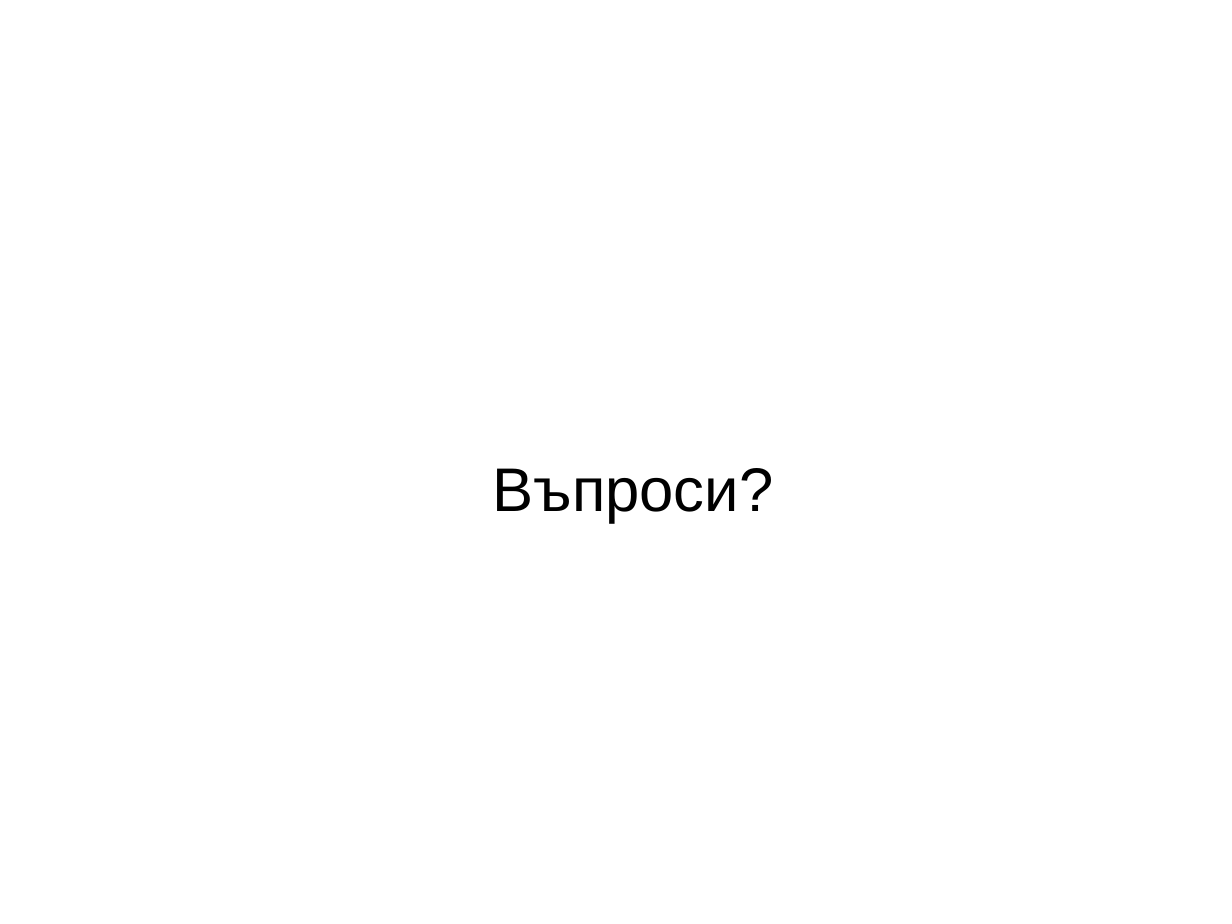
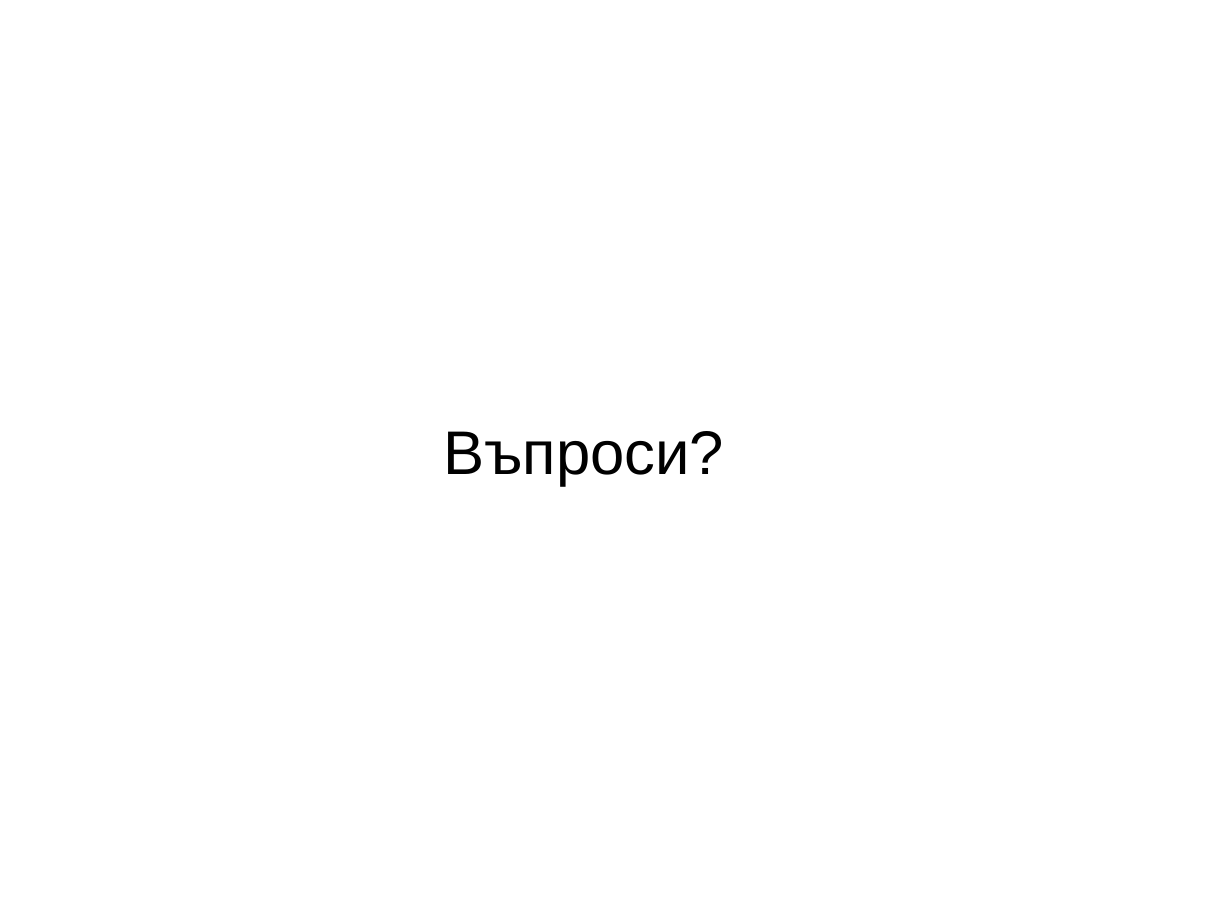
Before and after one commit to PavelKanazirev/MyDev.Bg, a slide deck: slide 39 of embeddedCpp25July/Presentation/DevBg_EmbbeddedC++.pptx. Drawn at 1232x924 pixels with LibreOffice and Linux fonts; fonts in the diff are those of the drawing. Boxes give left, top, right and bottom in pixels: in the first picture for what was removed or moved away, otherwise in the second. Text is boxed around its words. In the diff, an @@ line names an element or a change of style, - is before the commit and + after.

```diff
--- a/embeddedCpp25July/Presentation/DevBg_EmbbeddedC++.pptx
+++ b/embeddedCpp25July/Presentation/DevBg_EmbbeddedC++.pptx
@@ text "Въпроси?": place and size @@
-text "Въпроси?" at box(493, 468, 774, 522)
+text "Въпроси?" at box(443, 431, 724, 485)
```
Also in this commit, not shown: 2 other slides changed.
